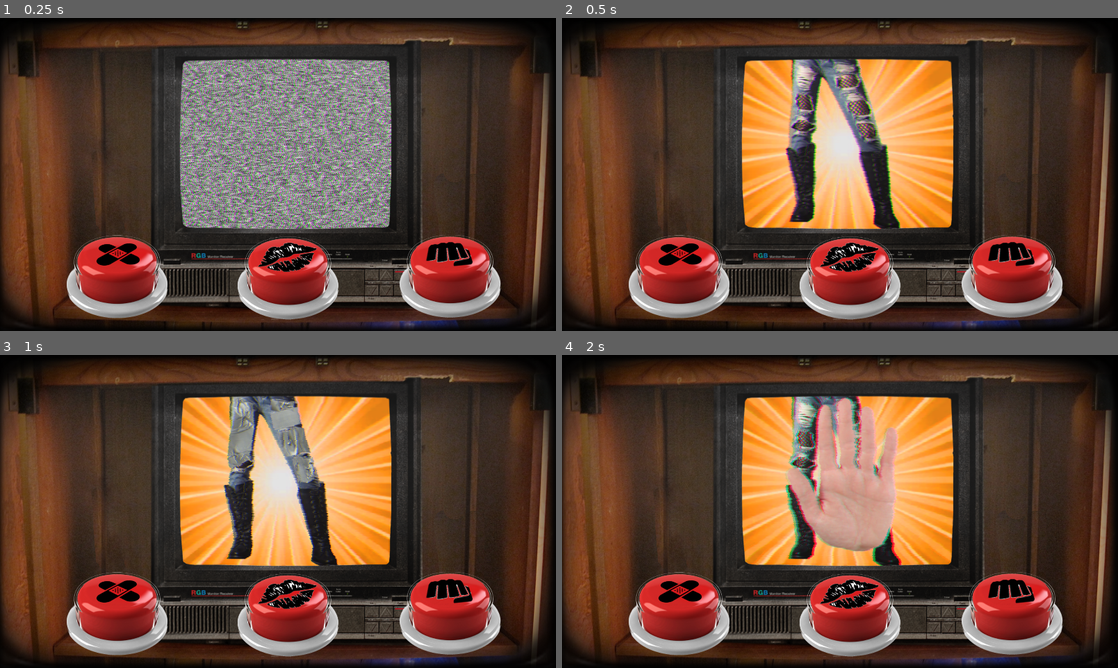
Above: before the commit, frames 1-4 (two rows, left to right).
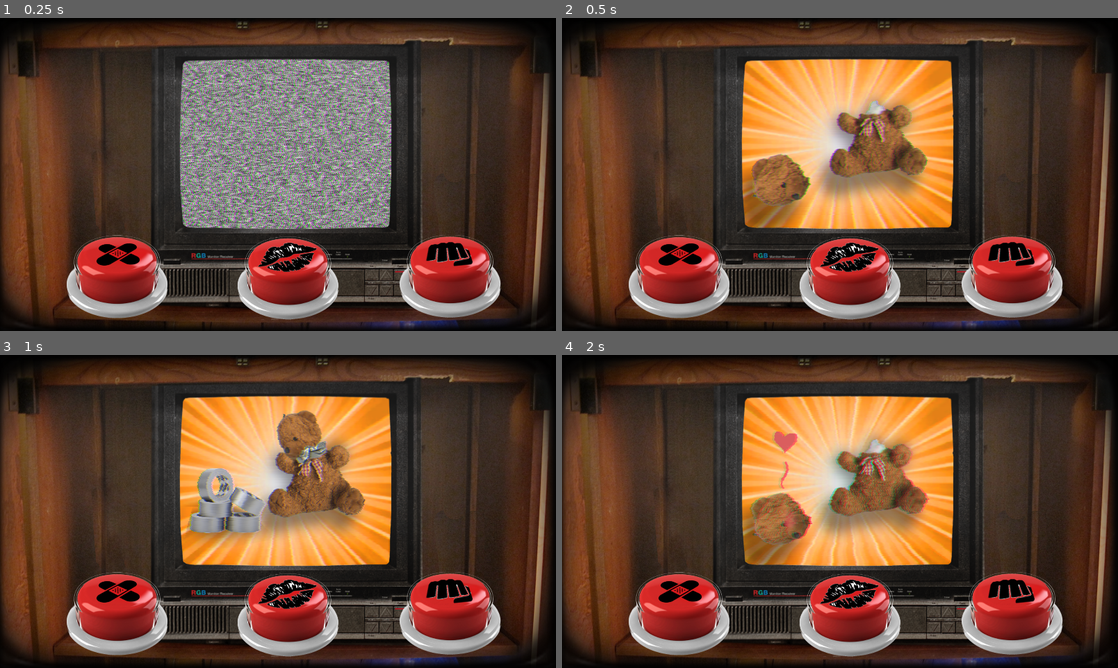
Above: after the commit, the same moments.

Repository: Rhevik/growup-mending
Game: Godot game, scene res://ui.tscn
Same seed, same stepped clock (60 frames per second), same inputs: the game is played once before the commit and once after it.
Inputs (mouse positions are in pixels of both pictures, inside the frame that each line leads up to):
- Up to frame 1 (0.25 s): no input
- Up to frame 2 (0.5 s): no input
- Up to frame 3 (1 s): click (116, 614) at 0.5 s
- Up to frame 4 (2 s): click (851, 614) at 1.25 s

Frame 1 is identical in both runs. In frame 2, 10% of the frame differs, in the area x 32-66%, y 13-68%; in frame 3, 10%; in frame 4, 12%, in the area x 32-67%, y 13-68%.

Commit message:
Make shuffle happen at start and loop all
Also some random ID changes I don't understand, hope it's okay...

Diff:
--- a/FlexTaper/GameManager/game_manager.gd
+++ b/FlexTaper/GameManager/game_manager.gd
@@ -3,12 +3,19 @@
 @export var AllChallenges: Array[Challenge]
 @export var CurrentChallenge: Challenge
 @export var Director: ChallengeDirector
+var _ChallengeIndex: int
 
 func _ready():
+	AllChallenges.shuffle()
+	_ChallengeIndex = 0;
 	select_next_challenge()
 
 func select_next_challenge():
-	CurrentChallenge = AllChallenges[randi() % AllChallenges.size()]
+	CurrentChallenge = AllChallenges[_ChallengeIndex]
+	_ChallengeIndex += 1
+	if (_ChallengeIndex == AllChallenges.size()-1):
+		_ChallengeIndex = 0
+		AllChallenges.shuffle()
 	await run_challenge()
 
 func run_challenge():
--- a/FlexTaper/Tests/ChallengeTest.tres
+++ b/FlexTaper/Tests/ChallengeTest.tres
@@ -1,8 +1,6 @@
-[gd_resource type="Resource" script_class="Challenge" load_steps=8 format=3 uid="uid://xftevqf358xg"]
+[gd_resource type="Resource" script_class="Challenge" load_steps=4 format=3 uid="uid://xftevqf358xg"]
 
 [ext_resource type="Texture2D" uid="uid://bd82ef3d8fis6" path="res://Tests/test_arguing_challenge.png" id="1_77mdl"]
-[ext_resource type="Texture2D" uid="uid://b7rv5qnhvett8" path="res://Tests/test_arguing_fail.png" id="2_cy55b"]
-[ext_resource type="Texture2D" uid="uid://be67sc0u8pu3h" path="res://Tests/test_arguing_success.png" id="3_u7yv6"]
 [ext_resource type="Script" uid="uid://bukmyuebwoyh7" path="res://Challenges/challenge.gd" id="4_hct3a"]
 
 [sub_resource type="SpriteFrames" id="SpriteFrames_0ul0m"]
@@ -16,32 +14,8 @@
 "speed": 5.0
 }]
 
-[sub_resource type="SpriteFrames" id="SpriteFrames_2kaw1"]
-animations = [{
-"frames": [{
-"duration": 1.0,
-"texture": ExtResource("2_cy55b")
-}],
-"loop": true,
-"name": &"default",
-"speed": 5.0
-}]
-
-[sub_resource type="SpriteFrames" id="SpriteFrames_hf1l4"]
-animations = [{
-"frames": [{
-"duration": 1.0,
-"texture": ExtResource("3_u7yv6")
-}],
-"loop": true,
-"name": &"default",
-"speed": 5.0
-}]
-
 [resource]
 script = ExtResource("4_hct3a")
 id = "argument"
 damagedImage = SubResource("SpriteFrames_0ul0m")
-repairedImage = SubResource("SpriteFrames_hf1l4")
-failedImage = SubResource("SpriteFrames_2kaw1")
 solution = Array[int]([0, 1])
Not shown: 1 places in FlexTaper/Challenges/Pants.tres that only renumber resources
Not shown: 1 places in FlexTaper/Challenges/Stuffy.tres that only renumber resources
Not shown: 1 places in FlexTaper/ui.tscn that only renumber resources
